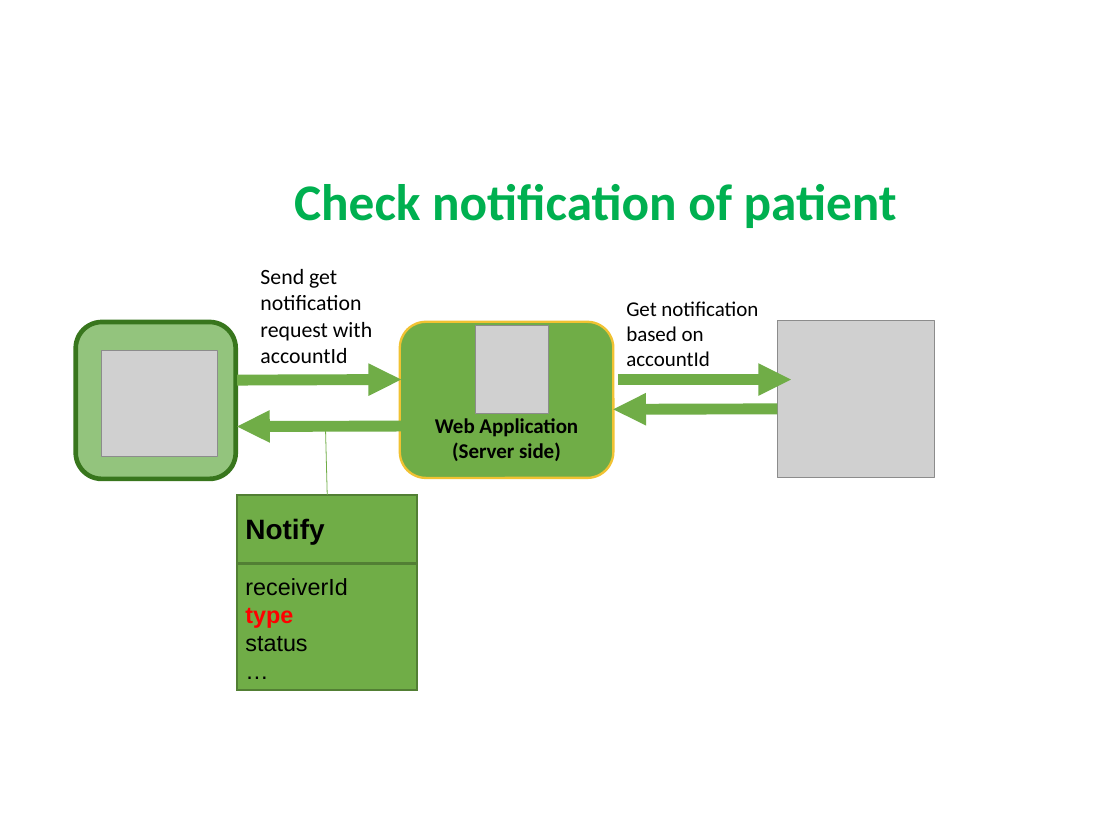
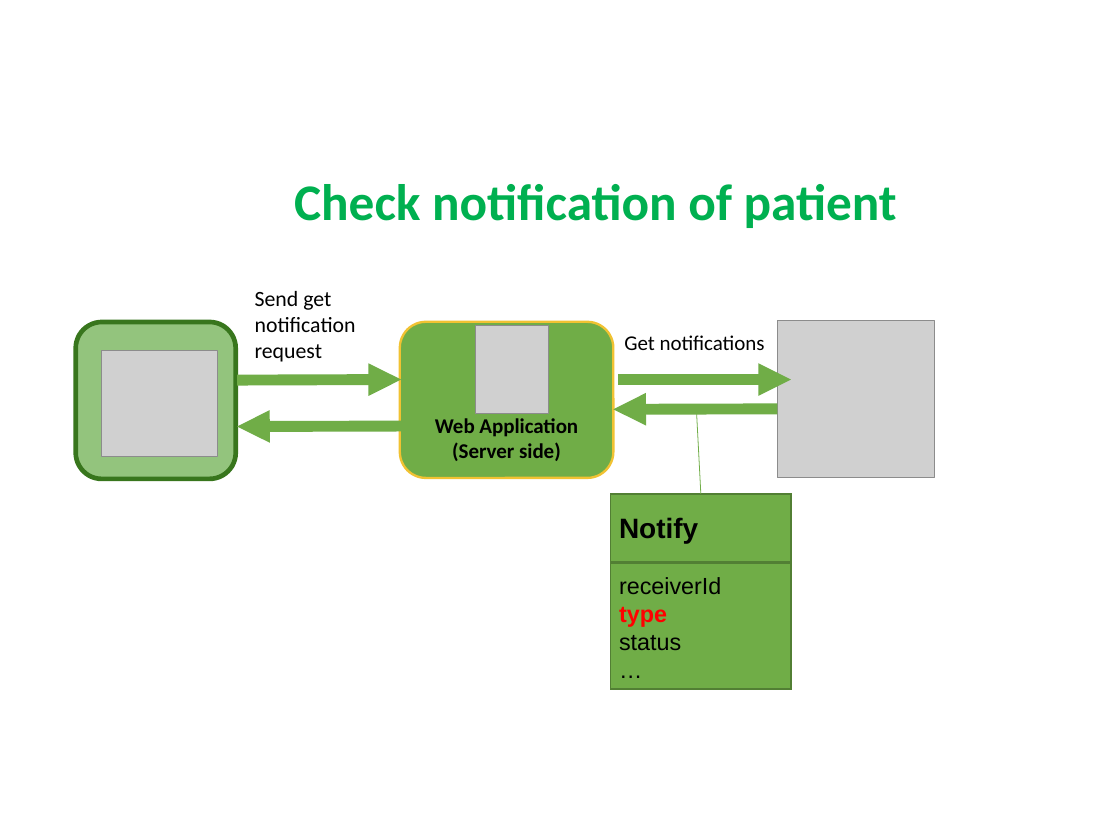
Before and after one commit to quantdse60878/HSTS, a slide deck: slide 14 of docs/Temperature Presentation/Khuong/khuong.pptx (slide 15 before the commit). Drawn at 1120x840 pixels with LibreOffice and Linux fonts; fonts in the diff are those of the drawing; grey boxes stand for pictures. Boxes give left, top, right and bottom in pixels: in the first picture for what was removed or moved away, otherwise in the second. Text is boxed around its words. In the diff, an @@ line names an element or a change of style, - is before the commit and + after.

```diff
--- a/docs/Temperature Presentation/Khuong/khuong.pptx
+++ b/docs/Temperature Presentation/Khuong/khuong.pptx
@@ text at (255, 291, 356, 362): text changed @@
-Send get notification request with accountId
+Send get notification request
@@ text at (624, 335, 765, 350): text changed @@
-Get notification based on accountId
+Get notifications
@@ line moved from (327, 495) - (326, 427) to (701, 494) - (697, 409) @@
@@ rectangle "Notify": place and size @@
-rectangle "Notify" at (237, 495, 418, 562)
+rectangle "Notify" at (610, 494, 791, 561)
@@ rectangle "receiverId": place and size @@
-rectangle "receiverId" at (237, 563, 418, 690)
+rectangle "receiverId" at (610, 563, 791, 690)
```
Also in this commit, not shown: 16 other slides changed, 4 slides added.
